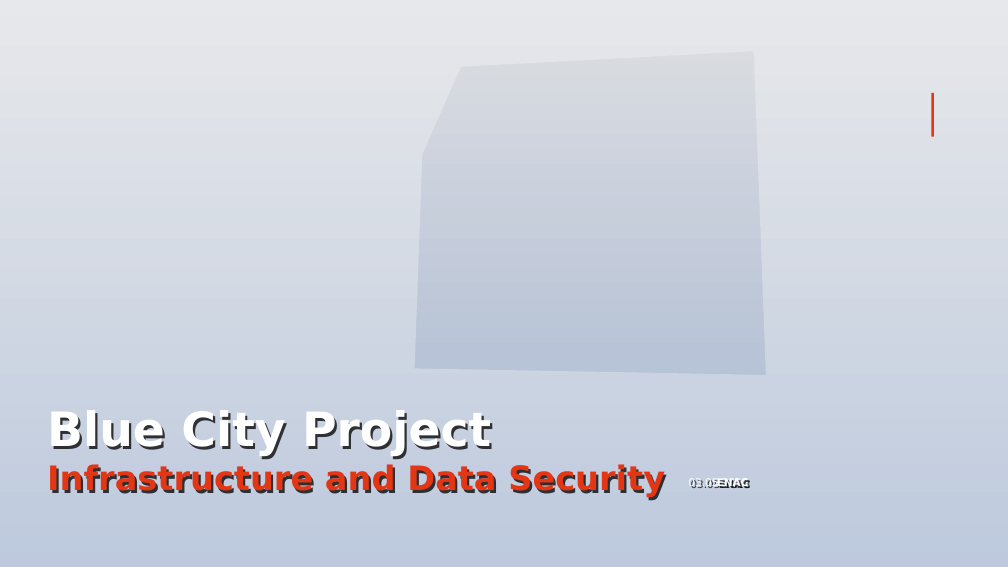
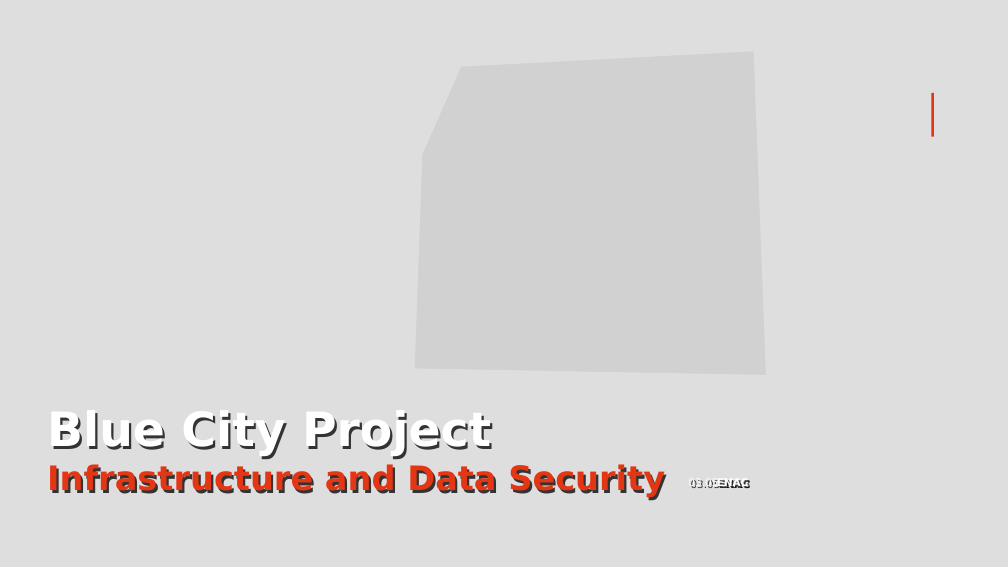
Before and after one commit to Joao-Quinta/travail_master, a slide deck: slide 1 of presentation/02_05_2023/02_05_2023.odp. Drawn at 1008x567 pixels with LibreOffice and Linux fonts; fonts in the diff are those of the drawing; background and template pictures are left out. Boxes give left, top, right and bottom in pixels: in the first picture for what was removed or moved away, otherwise in the second. Text is boxed around its words. In the diff, an @@ line names an element or a change of style, - is before the commit and + after.

```diff
--- a/presentation/02_05_2023/02_05_2023.odp
+++ b/presentation/02_05_2023/02_05_2023.odp
@@ background gradient #F6F8FC to #ABC0E4 to #E7E6E6 @@
```
Also in this commit, not shown: 3 other slides changed, 3 slides added, 1 slide removed, 8 other files.
